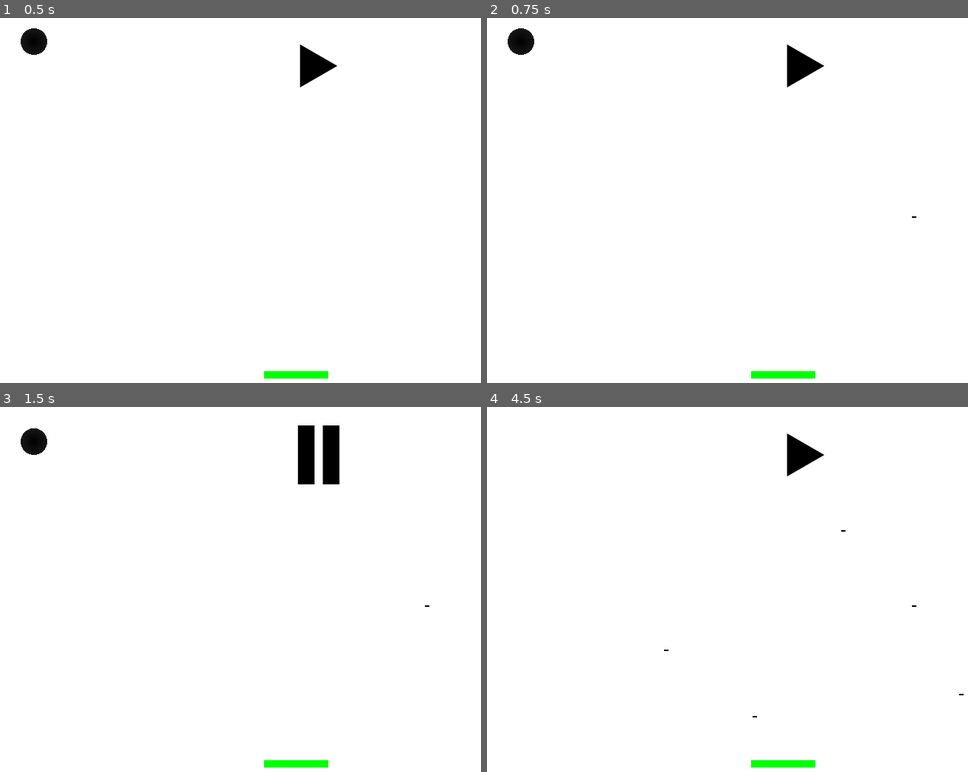
Above: before the commit, frames 1-4 (two rows, left to right).
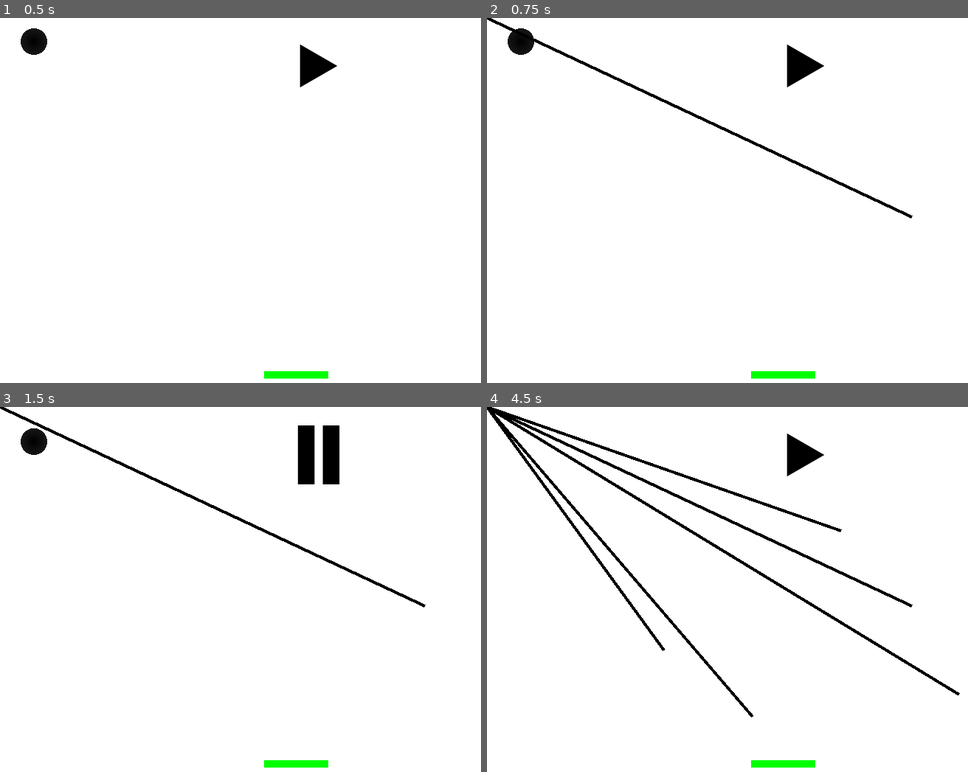
Above: after the commit, the same moments.

Repository: trizko/Papyrus
Game: Godot game, scene res://scenes/levels/level-01-01.tscn
Two runs of this game, one before a commit and one after it. Both use one fixed random seed, a clock stepped at 60 frames per second and the inputs below.
Inputs (mouse positions are in pixels of both pictures, inside the frame that each line leads up to):
- Up to frame 1 (0.5 s): no input
- Up to frame 2 (0.75 s): tap Enter at 0.5 s; move the mouse to (910, 218) at 0.52 s; click (910, 218) at 0.67 s
- Up to frame 3 (1.5 s): click (317, 454) at 1.25 s
- Up to frame 4 (4.5 s): move the mouse to (664, 651) at 2.02 s; click (664, 651) at 2.17 s; tap Space at 2.75, 4.25 s; move the mouse to (842, 531) at 2.77 s; click (842, 531) at 2.92 s; tap Enter at 3.5 s; move the mouse to (751, 717) at 3.52 s; click (751, 717) at 3.67 s; move the mouse to (958, 695) at 4.27 s; click (958, 695) at 4.42 s

Frame 1 is identical in both runs. In frame 2, 0.8% of the frame differs, in the area x 0-90%, y 0-55%; in frame 3, 0.8%; in frame 4, 3.4%, in the area x 0-100%, y 0-86%.

Commit message:
Update level to use new line scene

Diff:
--- a/godot/Papyrus/scripts/level-01-01.gd
+++ b/godot/Papyrus/scripts/level-01-01.gd
@@ -1,25 +1,25 @@
 extends Node2D
 
-var rigidbody_scene = preload("res://scenes/pencil.tscn")
-var is_drawing = false
+var line_scene = preload("res://scenes/line.tscn")
+var current_line_instance = null
 
 func _ready():
 	$Object.gravity_scale = 0.0
 
 func _unhandled_input(event):
-	if event is InputEventMouseButton:
+	if event is InputEventMouseButton and event.button_index == MOUSE_BUTTON_LEFT:
 		if event.pressed:
-			is_drawing = true
-			draw_at_point(event.global_position)
-		else:
-			is_drawing = false
-	elif is_drawing and event is InputEventMouseMotion:
-		draw_at_point(event.global_position)
-
-func draw_at_point(pos):
-	var body = rigidbody_scene.instantiate()
-	body.global_position = pos
-	add_child(body)
+			# Start a new line
+			current_line_instance = line_scene.instantiate()
+			add_child(current_line_instance)
+			current_line_instance.start_drawing(event.position)
+		elif current_line_instance:
+			# Finish the line drawing
+			current_line_instance.finish_drawing()
+			current_line_instance = null
+	elif event is InputEventMouseMotion and current_line_instance:
+		# Update the current line instance with the new mouse position
+		current_line_instance.update_drawing(event.position)
 
 func _on_play_pause_button_toggled(_button_pressed):
 	$Object.gravity_scale = 1.0
